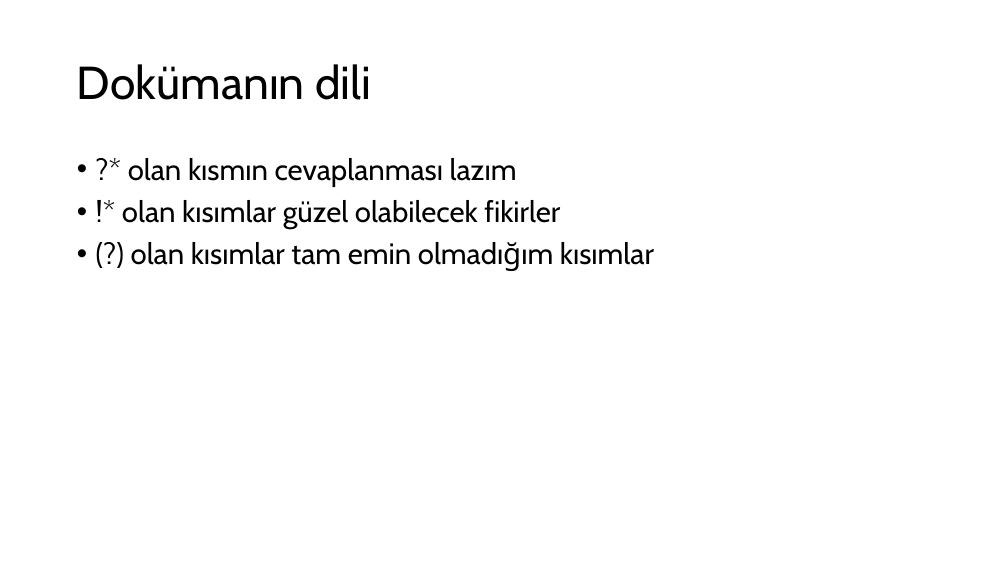
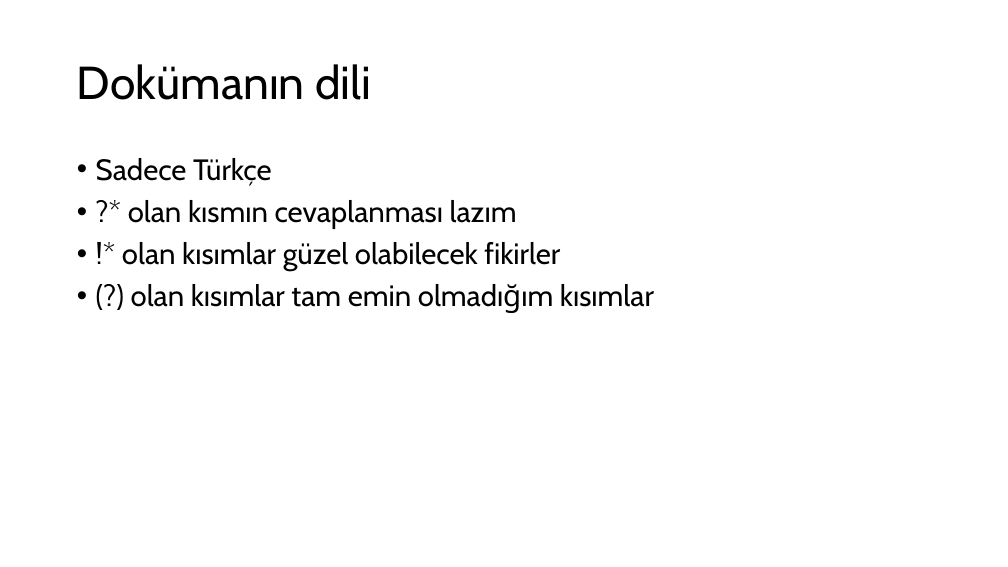
Before and after one commit to mushuacan/DGD306-BrutalistStudios-ZombiSlayers, a slide deck: slide 2 of Dökümanlar/Zombi Slayers.pptx. Drawn at 1008x567 pixels with LibreOffice and Linux fonts; fonts in the diff are those of the drawing. Boxes give left, top, right and bottom in pixels: in the first picture for what was removed or moved away, otherwise in the second. Text is boxed around its words. In the diff, an @@ line names an element or a change of style, - is before the commit and + after.

```diff
--- a/Dökümanlar/Zombi Slayers.pptx
+++ b/Dökümanlar/Zombi Slayers.pptx
@@ text at (96,158,272,186): paragraph added @@
+• Sadece Türkçe
```
Also in this commit, not shown: 10 other slides changed.
